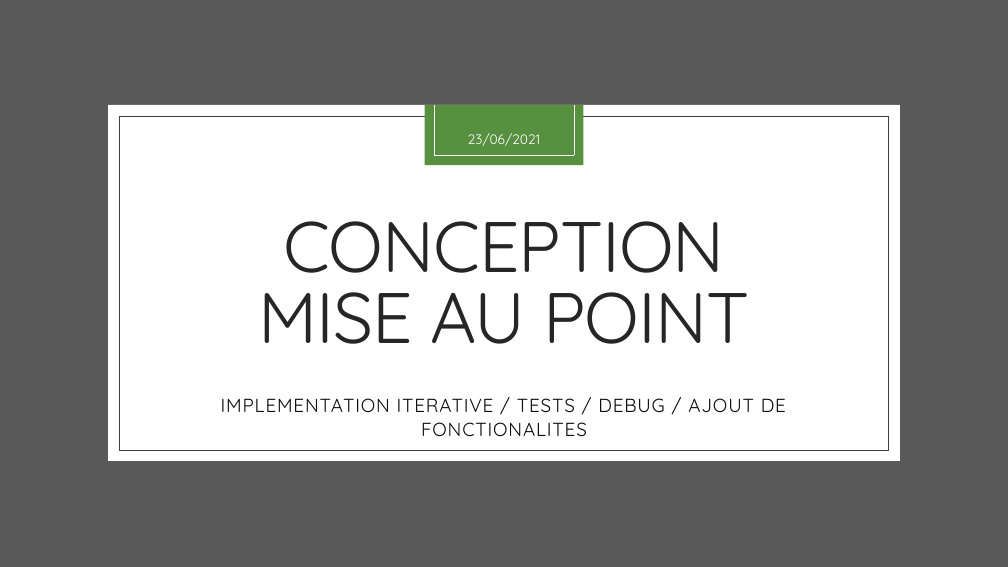
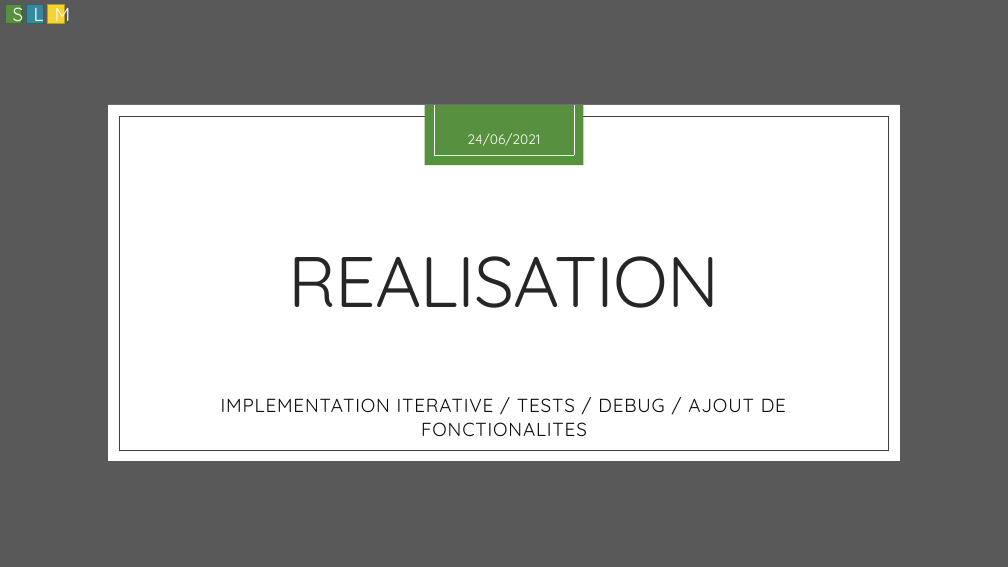
Before and after one commit to aiekick/ProjectStationMeteo, a slide deck: slide 19 of doc/StationMeteo_Soutenance_Mickael.pptx (slide 28 before the commit). Drawn at 1008x567 pixels with LibreOffice and Linux fonts; fonts in the diff are those of the drawing. Boxes give left, top, right and bottom in pixels: in the first picture for what was removed or moved away, otherwise in the second. Text is boxed around its words. In the diff, an @@ line names an element or a change of style, - is before the commit and + after.

```diff
--- a/doc/StationMeteo_Soutenance_Mickael.pptx
+++ b/doc/StationMeteo_Soutenance_Mickael.pptx
@@ rectangle added at (x1=5, y1=5, x2=22, y2=23), fill #57903F, outline #406B2F 1 pt, 18 pt, text #FFFFFF @@
+S
@@ rectangle added at (x1=26, y1=5, x2=43, y2=23), fill #3488A0, outline #266576 1 pt, 18 pt, text #FFFFFF @@
+L
@@ rectangle added at (x1=47, y1=5, x2=64, y2=23), fill #F8D22F, outline #B79B23 1 pt, 18 pt, text #FFFFFF @@
+M
@@ text at (x1=467, y1=133, x2=540, y2=146): text changed @@
-23/06/2021
+24/06/2021
@@ title at (x1=289, y1=256, x2=720, y2=308): text changed @@
-CONCEPTION
-MISE AU POINT
+REALISATION
```
Also in this commit, not shown: 23 other slides changed, 27 slides added, 20 slides removed.
